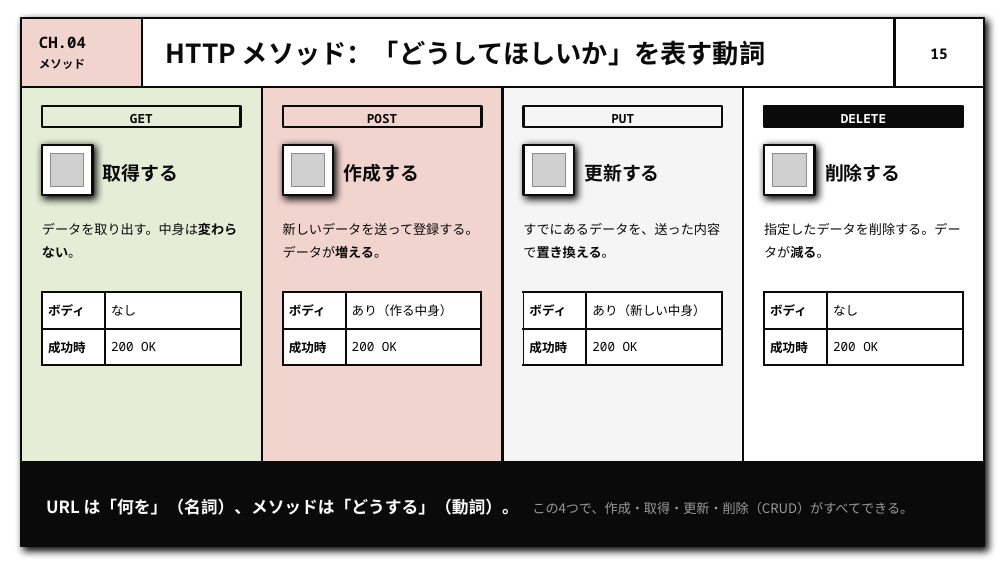
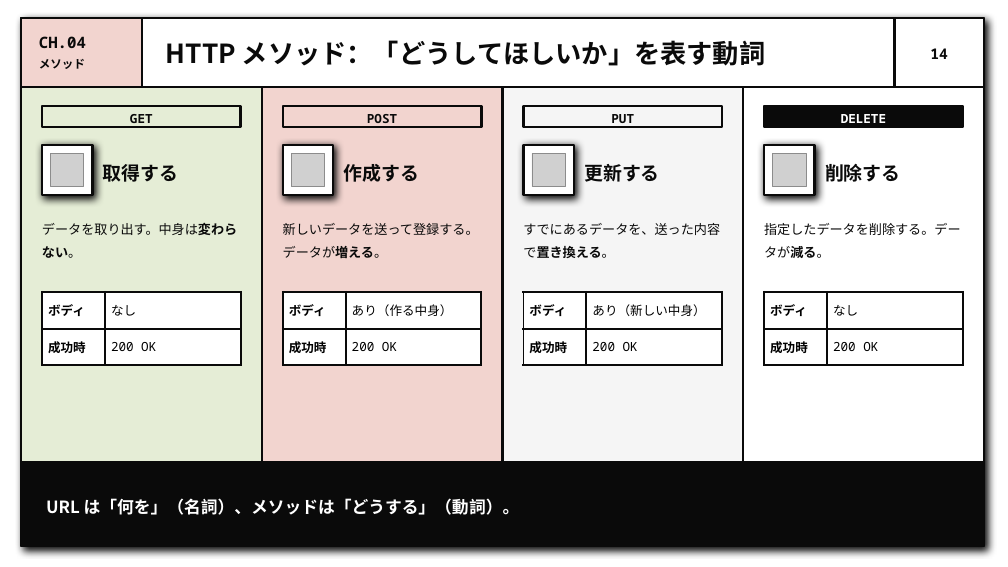
Before and after one commit to Luca-blue/study-fast-api, a slide deck: slide 14 of slides/fastapi-intro.pptx (slide 15 before the commit). Drawn at 1008x567 pixels with LibreOffice and Linux fonts; fonts in the diff are those of the drawing; grey boxes stand for pictures. Boxes give left, top, right and bottom in pixels: in the first picture for what was removed or moved away, otherwise in the second. Text is boxed around its words. In the diff, an @@ line names an element or a change of style, - is before the commit and + after.

```diff
--- a/slides/fastapi-intro.pptx
+++ b/slides/fastapi-intro.pptx
@@ page number at <box>930,48,948,59</box>: text changed @@
-15
+14
@@ text at <box>46,498,520,515</box>: text changed; size 12.5 to 16 pt; text colour #9A9A9A to #FFFFFF; bold on @@
-URL は「何を」（名詞）、メソッドは「どうする」（動詞）。 この4つで、作成・取得・更新・削除（CRUD）がすべてできる。
+URL は「何を」（名詞）、メソッドは「どうする」（動詞）。
```
Also in this commit, not shown: 25 other slides changed, 1 slide added, 7 other files.
